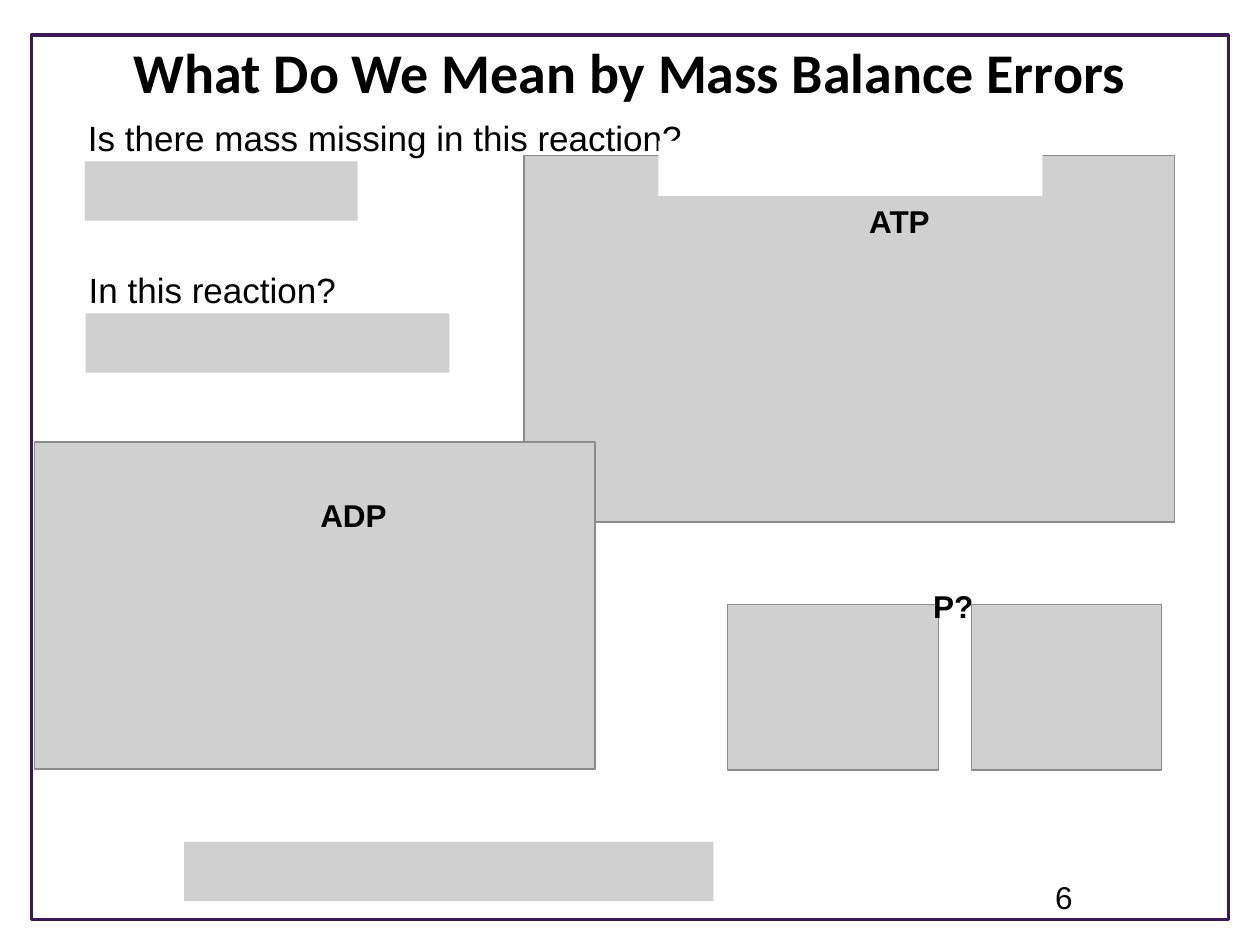
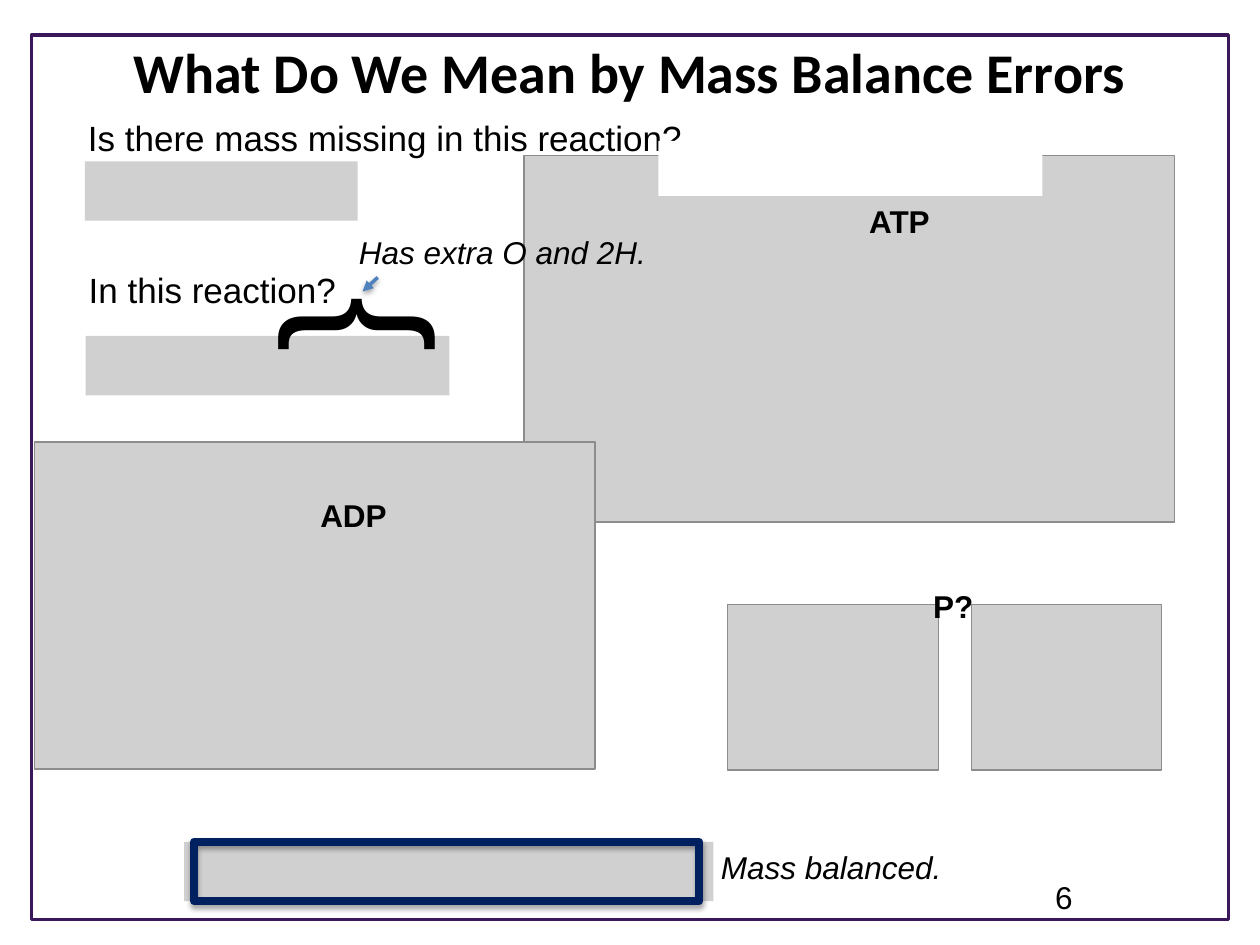
Before and after one commit to ModelEngineering/advancing-biomedical-models, a slide deck: slide 6 of lecture_15/15_static_testing.pptx. Drawn at 1260x945 pixels with LibreOffice and Linux fonts; fonts in the diff are those of the drawing; grey boxes stand for pictures; background and template pictures are left out. Boxes give left, top, right and bottom in pixels: in the first picture for what was removed or moved away, otherwise in the second. Text is boxed around its words. In the diff, an @@ line names an element or a change of style, - is before the commit and + after.

```diff
--- a/lecture_15/15_static_testing.pptx
+++ b/lecture_15/15_static_testing.pptx
@@ text added at (x1=359, y1=239, x2=646, y2=270), 18 pt, text #000000, italic @@
+Has extra O and 2H.
@@ text added at (x1=272, y1=284, x2=488, y2=366), 96 pt, text #000000 @@
+{
@@ arrow added from (378, 277) to (363, 291), #4F81BD 2 pt @@
@@ picture moved from (x1=86, y1=314, x2=450, y2=373) to (x1=86, y1=336, x2=450, y2=396) @@
@@ rectangle added at (x1=194, y1=842, x2=699, y2=901), outline #002060 4.5 pt @@
@@ text added at (x1=721, y1=856, x2=942, y2=880), 18 pt, text #000000, italic @@
+Mass balanced.
```
Also in this commit, not shown: 4 other slides changed, 3 slides added, 2 slides removed, 1 other file.
